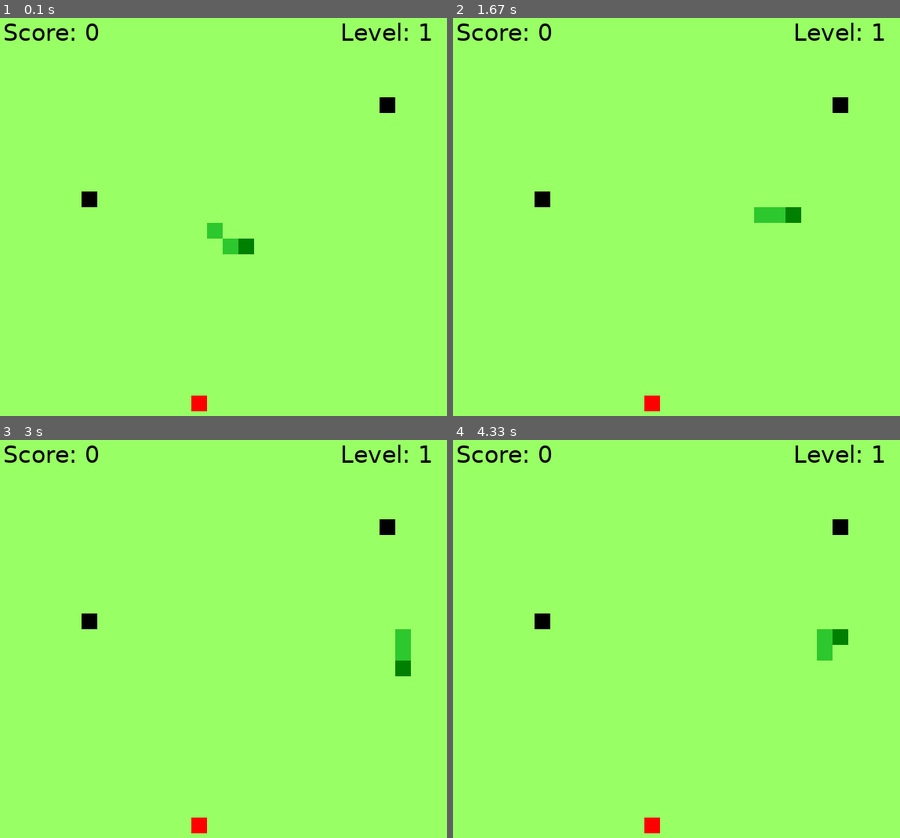
Above: before the commit, frames 1-4 (two rows, left to right).
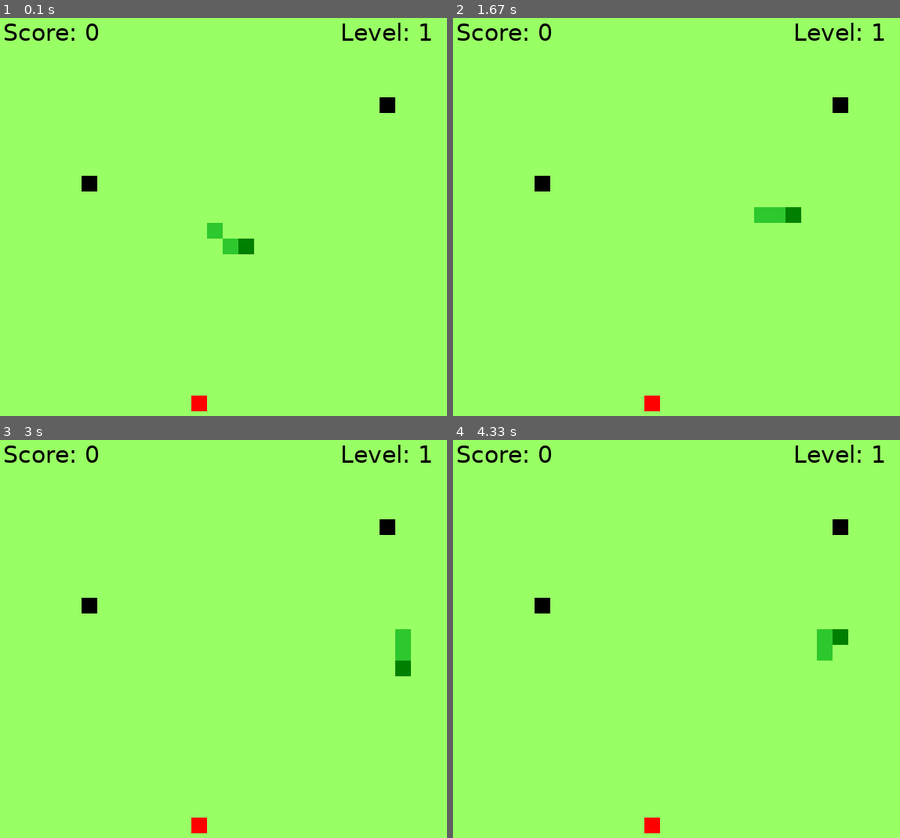
Above: after the commit, the same moments.

Repository: KaTzu007/PP2_LABS
Game: pygame game, started from Lab_8/snake.py
The game is run twice, just before and just after one commit, with the same random seed, the same clock (stepped at 60 frames per second) and the same inputs.
Inputs:
- Up to frame 1 (0.1 s): no input
- Up to frame 2 (1.67 s): hold Up 0.83-1.3 s; hold Right from 1.33 s (still down)
- Up to frame 3 (3 s): release Right at 1.83 s; hold Down 2.43-2.98 s
- Up to frame 4 (4.33 s): hold Left 3.02-3.57 s; hold Up 3.6-4.15 s; hold Right from 4.18 s (still down)

The runs differ from the first frame. In frame 1, 0.3% of the frame differs, in the area x 18-22%, y 39-48%; in frame 2, 0.3%; in frame 3, 0.3%; in frame 4, 0.3%.

Commit message:
Adding comments to satisfy task conditions

Diff:
--- a/Lab_8/snake.py
+++ b/Lab_8/snake.py
@@ -2,20 +2,20 @@
 
 #Класс стены
 class Wall:
-    def __init__(self, snakeBody):
+    def __init__(self, snakeBody): #Конструктор
         self.size = 20
         self.rect = self.spawn(snakeBody)
 
-    def spawn(self, snakeBody):
+    def spawn(self, snakeBody): #Функция для спавна
         while True:
-            self.x = random.randint(1, width // self.size - 2) * self.size
-            self.y = random.randint(1, height // self.size - 2) * self.size
+            self.x = random.randint(0, width // self.size - 1) * self.size
+            self.y = random.randint(0, height // self.size - 1) * self.size
             wall = pygame.Rect(self.x, self.y, self.size, self.size)
 
             if wall not in snakeBody:
                 return wall
 
-    def draw(self, screen):
+    def draw(self, screen): #Функция для прорисовки
         pygame.draw.rect(screen, (0, 0, 0), self.rect)
 
 #Класс яблоко
@@ -30,7 +30,7 @@
             self.y = random.randint(0, height // self.size - 1) * self.size
             apple = pygame.Rect(self.x, self.y, self.size, self.size) #Создаем квадрат для яблоки
 
-            if apple not in snakeBody and all(not apple.colliderect(wall.rect) for wall in walls): #Проверка находиться ли яблоко под змейкой
+            if apple not in snakeBody and all(not apple.colliderect(wall.rect) for wall in walls): #Проверка находиться ли яблоко под змейкой или под стеной
                 return apple
 
     def draw(self, screen): #Функция для прорисовки
@@ -46,11 +46,11 @@
         self.direction = pygame.Vector2(1, 0) #Направление змеи(вправо)
         self.nextDirection = self.direction #Чтобы избежать багов
 
-        self.walls = []
-        self.addWalls()
+        self.walls = [] #создаем список стен
+        self.addWalls() #Вызываем метод для создания стен
         self.apple = Apple(self.body, self.walls) #Создаем объект яблоко
 
-    def addWalls(self):
+    def addWalls(self): #Функция для спавна стен
         self.walls.append(Wall(self.body + [wall.rect for wall in self.walls]))
         self.walls.append(Wall(self.body + [wall.rect for wall in self.walls]))
 
@@ -60,7 +60,7 @@
         for segment in self.body[1:]: #Рисуем остальную часть тела
             pygame.draw.rect(screen, (45, 200, 45), segment)
 
-        for wall in self.walls:
+        for wall in self.walls: #Рисуем стены
             wall.draw(screen)
 
         self.apple.draw(screen)
@@ -82,6 +82,7 @@
         if head in self.body:
             return False
 
+        #Если голова врезалась об стену
         for wall in self.walls:
             if head.colliderect(wall.rect):
                 return False
@@ -93,7 +94,7 @@
             apples += 1
 
             if apples % 3 == 0: #Проверяем съедено ли 3 яблок
-                self.addWalls()
+                self.addWalls() #Добавляем стены
                 levelUp = pygame.mixer.Sound("src/snake/level-up.mp3") #Включаем музыку
                 levelUp.play()
 
